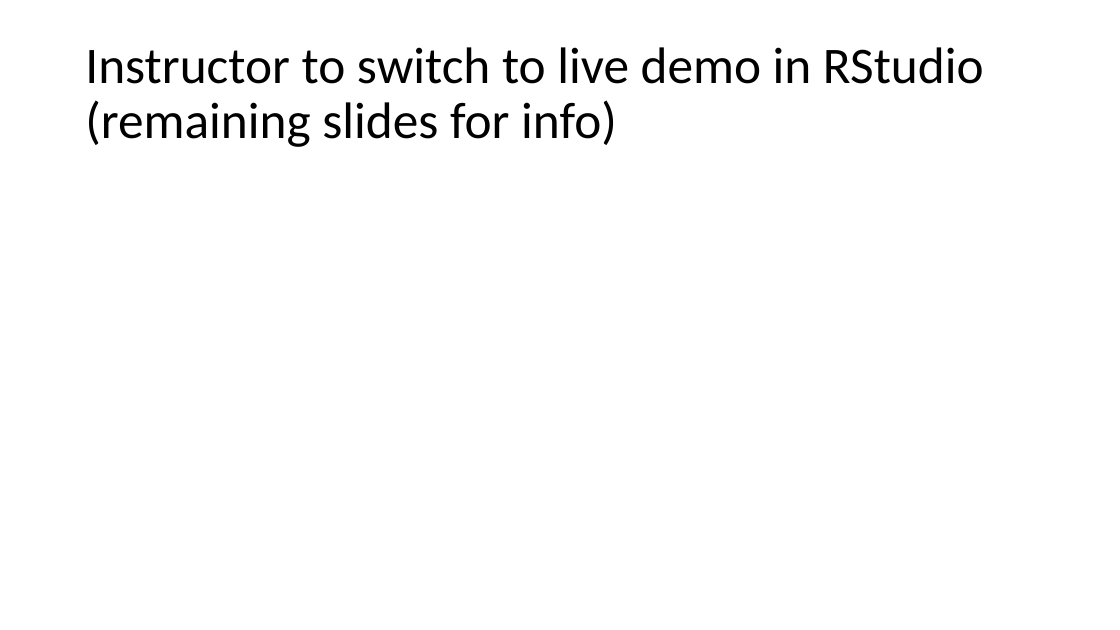
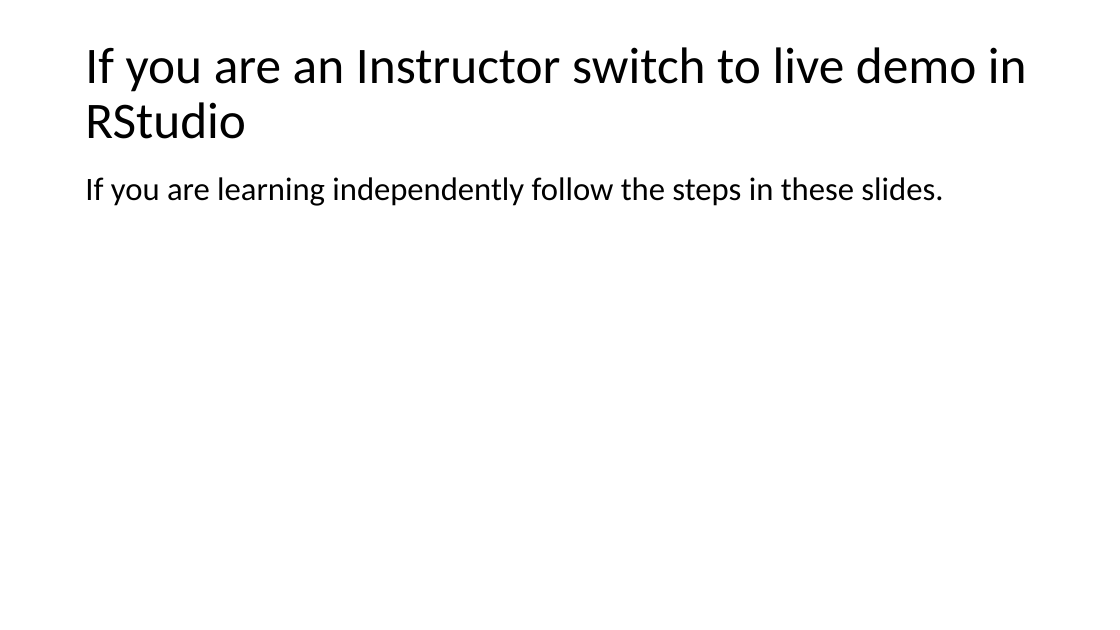
Before and after one commit to uclh-criu/learning-datascience, a slide deck: slide 10 of sessions/1-R-taster.pptx (slide 11 before the commit). Drawn at 1120x630 pixels with LibreOffice and Linux fonts; fonts in the diff are those of the drawing. Boxes give left, top, right and bottom in pixels: in the first picture for what was removed or moved away, otherwise in the second. Text is boxed around its words. In the diff, an @@ line names an element or a change of style, - is before the commit and + after.

Commit message:
update for independent learners

```diff
--- a/sessions/1-R-taster.pptx
+++ b/sessions/1-R-taster.pptx
@@ title at (x1=85, y1=47, x2=1027, y2=139): text changed @@
-Instructor to switch to live demo in RStudio (remaining slides for info)
+If you are an Instructor switch to live demo in RStudio
@@ text added at (x1=85, y1=177, x2=943, y2=206), 28 pt, text #000000 @@
+If you are learning independently follow the steps in these slides.
```
Also in this commit, not shown: 1 slide removed, 6 other files.
